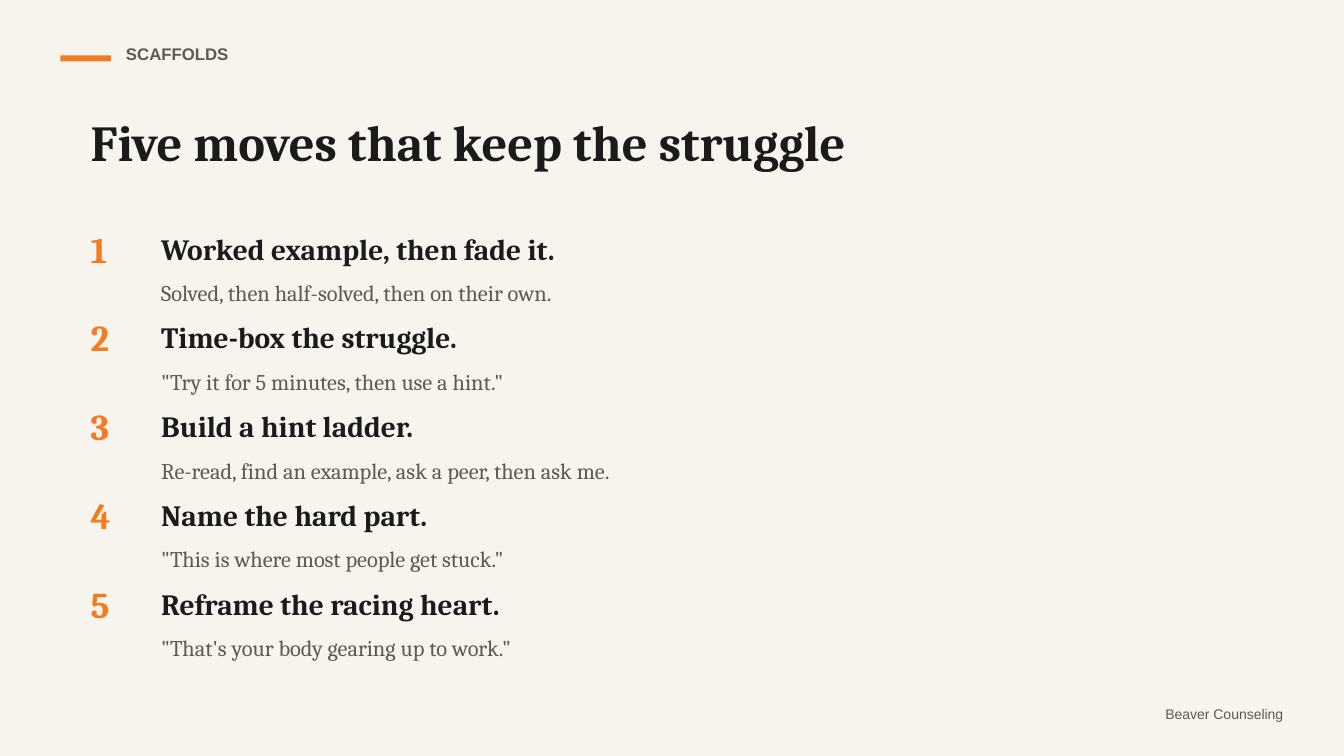
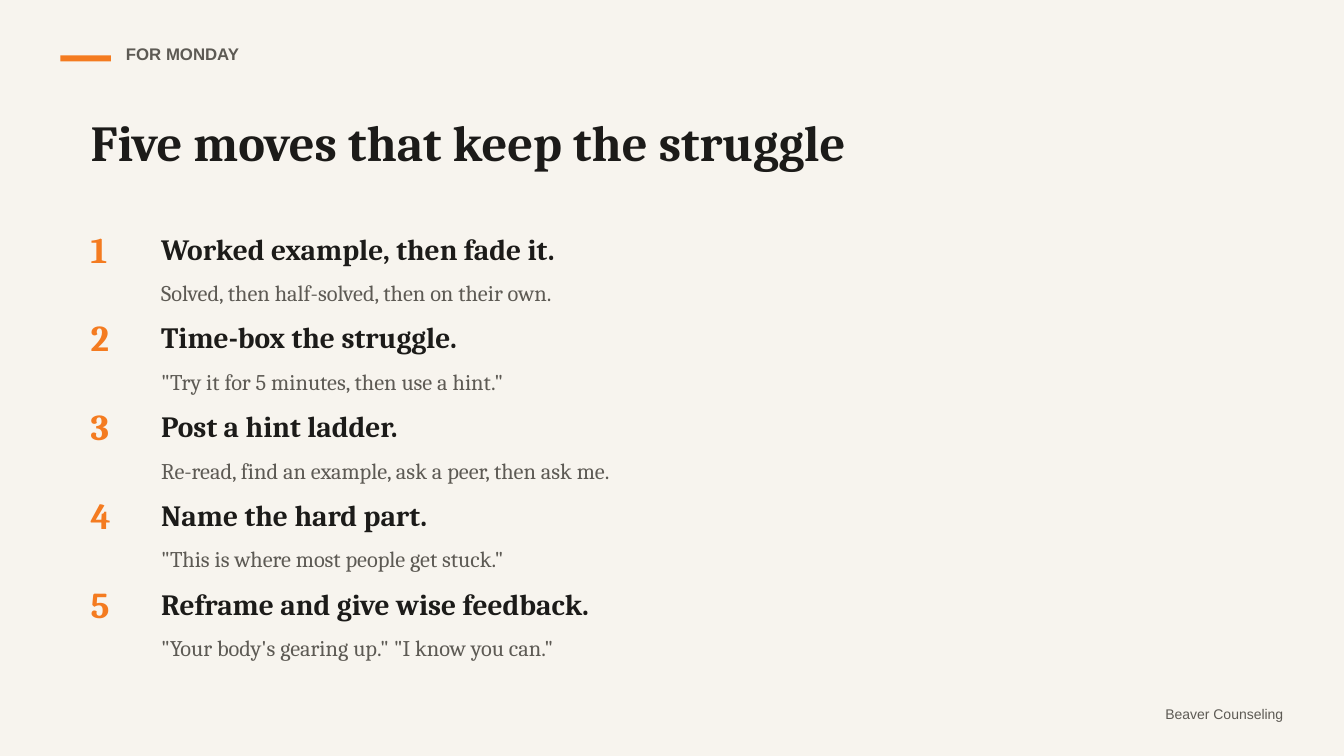
Before and after one commit to rmwtoolkit/bcds-toolkit, a slide deck: slide 17 of decks/stretch-not-strain-lesson-v2.pptx (slide 10 before the commit). Drawn at 1344x756 pixels with LibreOffice and Linux fonts; fonts in the diff are those of the drawing. Boxes give left, top, right and bottom in pixels: in the first picture for what was removed or moved away, otherwise in the second. Text is boxed around its words. In the diff, an @@ line names an element or a change of style, - is before the commit and + after.

Commit message:
new decks

```diff
--- a/decks/stretch-not-strain-lesson-v2.pptx
+++ b/decks/stretch-not-strain-lesson-v2.pptx
@@ text at [126, 48, 239, 60]: text changed @@
-SCAFFOLDS
+FOR MONDAY
@@ text at [161, 416, 397, 438]: text changed @@
-Build a hint ladder.
+Post a hint ladder.
@@ text at [161, 594, 589, 661]: text changed @@
-Reframe the racing heart.
-"That's your body gearing up to work."
+Reframe and give wise feedback.
+"Your body's gearing up." "I know you can."
```
Also in this commit, not shown: 8 other slides changed, 8 slides added, 2 slides removed, 20 other files.
